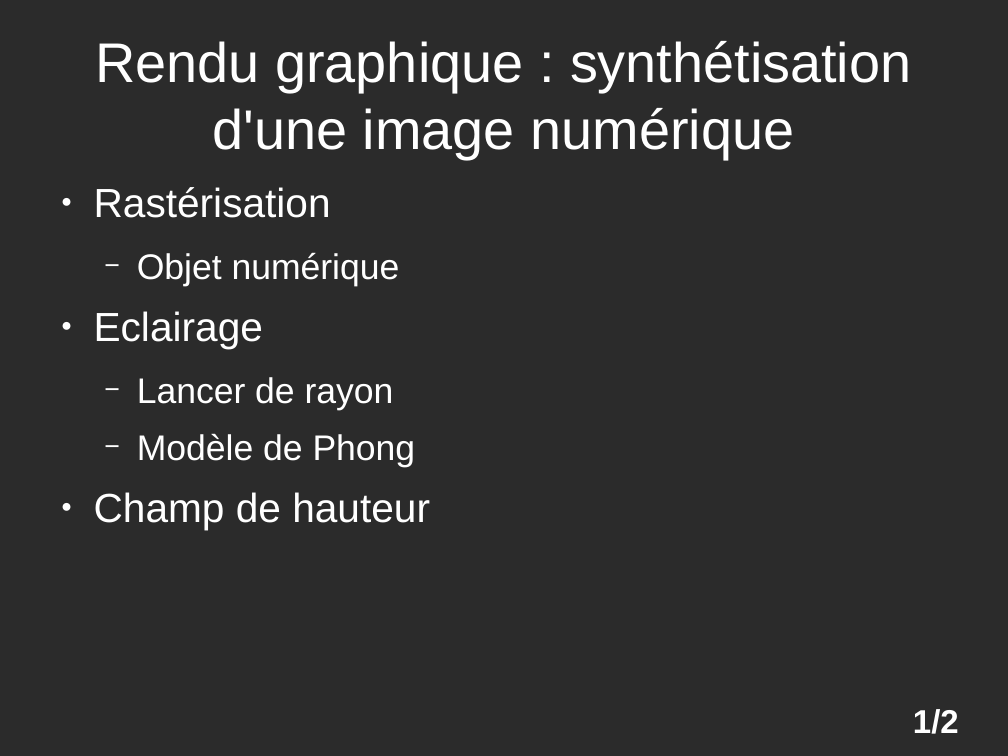
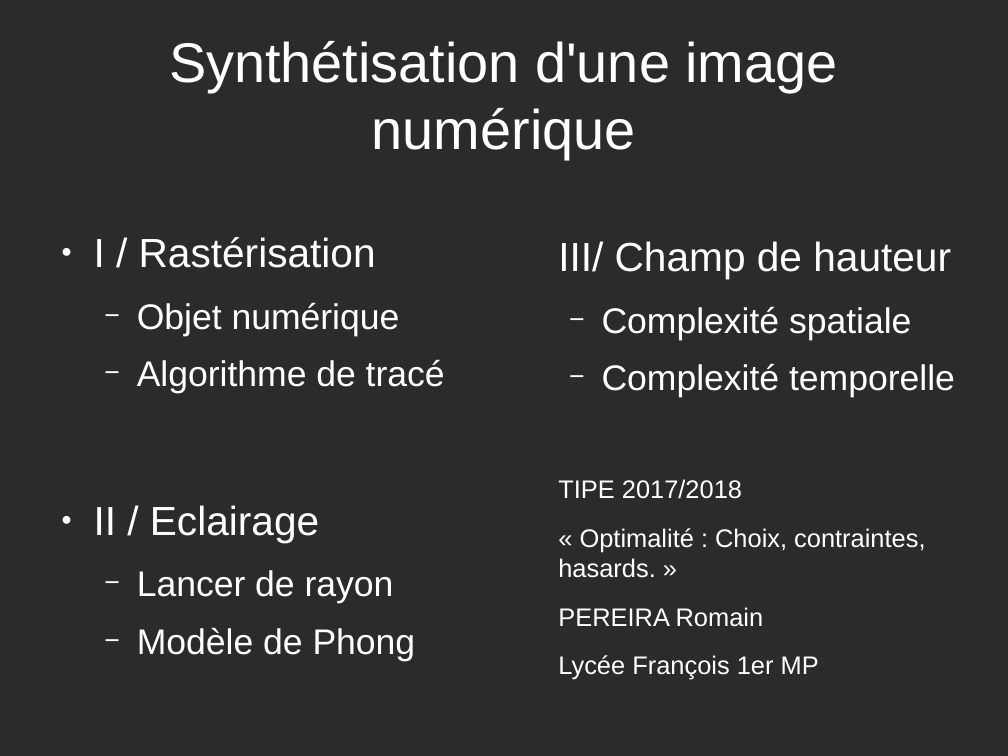
Before and after one commit to rpereira-dev/heightmaps_renderer, a slide deck: slide 1 of TIPE/presentation.odp. Drawn at 1008x756 pixels with LibreOffice and Linux fonts; fonts in the diff are those of the drawing; background and template pictures are left out; a plain dark background stands for a picture behind light text. Boxes give left, top, right and bottom in pixels: in the first picture for what was removed or moved away, otherwise in the second. Text is boxed around its words. In the diff, an @@ line names an element or a change of style, - is before the commit and + after.

Commit message:
TIPE

```diff
--- a/TIPE/presentation.odp
+++ b/TIPE/presentation.odp
@@ title at (169, 41, 838, 159): text changed @@
-Rendu graphique : synthétisation d'une image numérique
+Synthétisation d'une image numérique
@@ text added at (94, 237, 445, 394), 28 pt, text #FFFFFF @@
+● I / Rastérisation
+  − Objet numérique
+  − Algorithme de tracé
@@ text added at (558, 241, 955, 397), 28 pt, text #FFFFFF @@
+III/ Champ de hauteur
+  − Complexité spatiale
+  − Complexité temporelle
@@ text "II / Eclairage": place and size @@
-text "II / Eclairage" at (94, 187, 430, 530)
+text "II / Eclairage" at (94, 505, 416, 661)
@@ text added at (558, 479, 925, 680), 20 pt, text #FFFFFF @@
+TIPE 2017/2018
+« Optimalité : Choix, contraintes, hasards. »
+PEREIRA Romain
+Lycée François 1er MP
@@ text at (94, 505, 319, 542): text changed @@
-● Rastérisation
-  − Objet numérique
-● Eclairage
+● II / Eclairage
@@ text at (94, 492, 430, 530): paragraph removed @@
-● Champ de hauteur
@@ page number removed at (913, 709, 959, 734) @@
-1/2
```
Also in this commit, not shown: 2 other slides changed, 7 slides added, 22 slides removed, 47 other files.
